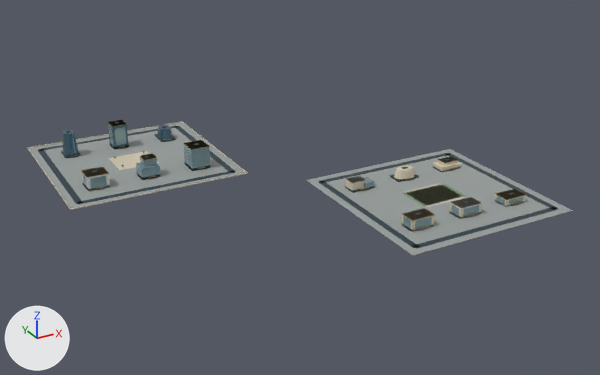
The glTF model web/public/assets/3d/ampliworld/GC-CITY-2030/GC-TILE-01-01.glb as it was, and as the next commit left it.
Camera for both pictures: a 50 mm camera at (-9660.0, 12708.0, 613.0) aimed at (-8970.0, 13963.0, -14.0). Arrows for +X, +Y and +Z are at lower left; the lights stay in place. The older version comes first. Where no turn or scale is listed for an object, it has been applied to the vertices. Vertices at exactly the same position are counted once.

In view in the first picture: 'GC-TILE-01-01-blue', 'GC-TILE-01-01-dark', 'GC-TILE-01-01-glass', 'GC-TILE-01-01-gold', 'GC-TILE-01-01-ivory', 'GC-TILE-01-01-paving', 'GC-TILE-01-01-white' and 1 more.
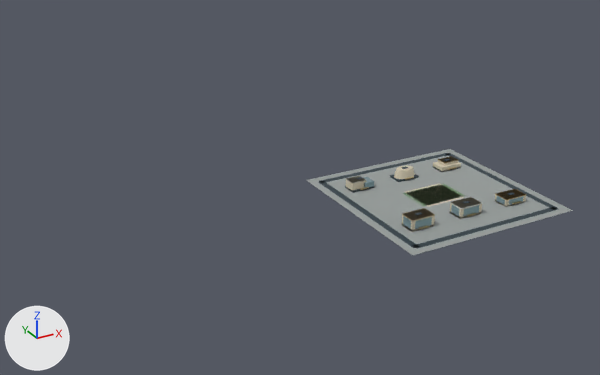
Location of each change, (x1, y1, x2, y2) in pixels of the pictures (600 x 375 px):
'GC-TILE-01-01-paving', reshaped (51% narrower, 20% shorter): before (28, 122, 573, 255); after (307, 149, 573, 255)
'GC-TILE-01-01-dark', reshaped (54% narrower, 24% shorter): before (38, 122, 558, 249); after (319, 153, 558, 249)
'GC-TILE-01-01-ivory', reshaped (64% narrower, 33% shorter): before (27, 121, 526, 232); after (346, 158, 526, 232)
'GC-TILE-01-01-glass', reshaped (64% narrower, 50% shorter): before (82, 125, 524, 229); after (364, 177, 524, 229)
'GC-TILE-01-01-gold', reshaped (63% narrower, 33% shorter): before (70, 120, 526, 229); after (360, 156, 526, 229)
'GC-TILE-01-01-blue', deleted (blue): before (62, 120, 172, 155)
'GC-TILE-01-01-white', reshaped (66% narrower, 21% shorter): before (82, 167, 482, 209); after (346, 176, 482, 209)
part 1 of me_mesh_0, deleted: before (28, 122, 246, 209)
part 2 of me_mesh_1, deleted: before (38, 122, 236, 204)
part 3 of me_mesh_2, deleted: before (27, 121, 248, 210)
part 4 of me_mesh_7, deleted: before (82, 125, 210, 188)
part 5 of me_mesh_8, deleted: before (82, 167, 110, 191)
part 6 of me_mesh_5, deleted: before (70, 120, 210, 192)

What the commit changed:
me_mesh_0 is used by ob_gc_tile_01_01_paving; location (0.0, 0.0, 0.0).
me_mesh_0 had 16 vertices, 24 faces and spanned x -9379.0..-8621.0, y 13621.0..14379.0, z 0.0.
me_mesh_0 now has 8 vertices, 12 faces and spans x -8959.0..-8621.0, y 13621.0..13959.0, z 0.0.
me_mesh_0 part 1: the loose piece of 8 vertices spanning x -9379.0..-9041.0, y 14041.0..14379.0, z 0.0 is deleted.
me_mesh_1 is used by ob_gc_tile_01_01_dark; location (0.0, 0.0, 0.0).
me_mesh_1 had 256 vertices, 384 faces and spanned x -9364.0..-8636.0, y 13636.0..14364.0, z 0.0..51.0.
me_mesh_1 now has 128 vertices, 192 faces and spans x -8944.0..-8636.0, y 13636.0..13944.0, z 0.0..22.0.
me_mesh_1 part 2: 16 loose pieces with 128 vertices, spanning x -9364.0..-9056.0, y 14056.0..14364.0, z 0.0..51.0, are deleted.
me_mesh_2 is used by ob_gc_tile_01_01_ivory; location (0.0, 0.0, 0.0).
me_mesh_2 had 126 vertices, 196 faces and spanned x -9380.0..-8668.0, y 13688.0..14380.0, z 0.0..21.0.
me_mesh_2 now has 78 vertices, 124 faces and spans x -8912.0..-8668.0, y 13688.0..13896.0, z 0.0..21.0.
me_mesh_2 part 3: 6 loose pieces with 48 vertices, spanning x -9380.0..-9040.0, y 14040.0..14380.0, z 0.0..2.0, are deleted.
me_mesh_5 is used by ob_gc_tile_01_01_gold; location (0.0, 0.0, 0.0).
me_mesh_5 had 366 vertices, 612 faces and spanned x -9331.0..-8667.0, y 13684.0..14323.0, z 0.0..50.0.
me_mesh_5 now has 138 vertices, 228 faces and spans x -8913.0..-8667.0, y 13684.0..13895.0, z 4.0..21.0.
me_mesh_5 part 6: 18 loose pieces with 228 vertices, spanning x -9331.0..-9091.0, y 14040.0..14323.0, z 0.0..50.0, are deleted.
me_mesh_7 is used by ob_gc_tile_01_01_glass; location (0.0, 0.0, 0.0).
me_mesh_7 had 224 vertices, 336 faces and spanned x -9330.0..-8667.0, y 13687.0..14318.0, z 0.0..44.0.
me_mesh_7 now has 104 vertices, 156 faces and spans x -8913.0..-8667.0, y 13687.0..13891.0, z 0.0..19.0.
me_mesh_7 part 4: 15 loose pieces with 120 vertices, spanning x -9330.0..-9091.0, y 14102.0..14318.0, z 0.0..44.0, are deleted.
me_mesh_8 is used by ob_gc_tile_01_01_white; location (0.0, 0.0, 0.0).
me_mesh_8 had 112 vertices, 168 faces and spanned x -9330.0..-8746.0, y 13687.0..14140.0, z 0.0..28.0.
me_mesh_8 now has 104 vertices, 156 faces and spans x -8913.0..-8746.0, y 13687.0..13894.0, z 0.0..20.0.
me_mesh_8 part 5: the loose piece of 8 vertices spanning x -9330.0..-9290.0, y 14104.0..14140.0, z 0.0..28.0 is deleted.
Object 'GC-TILE-01-01-blue' (ob_gc_tile_01_01_blue) is deleted.
